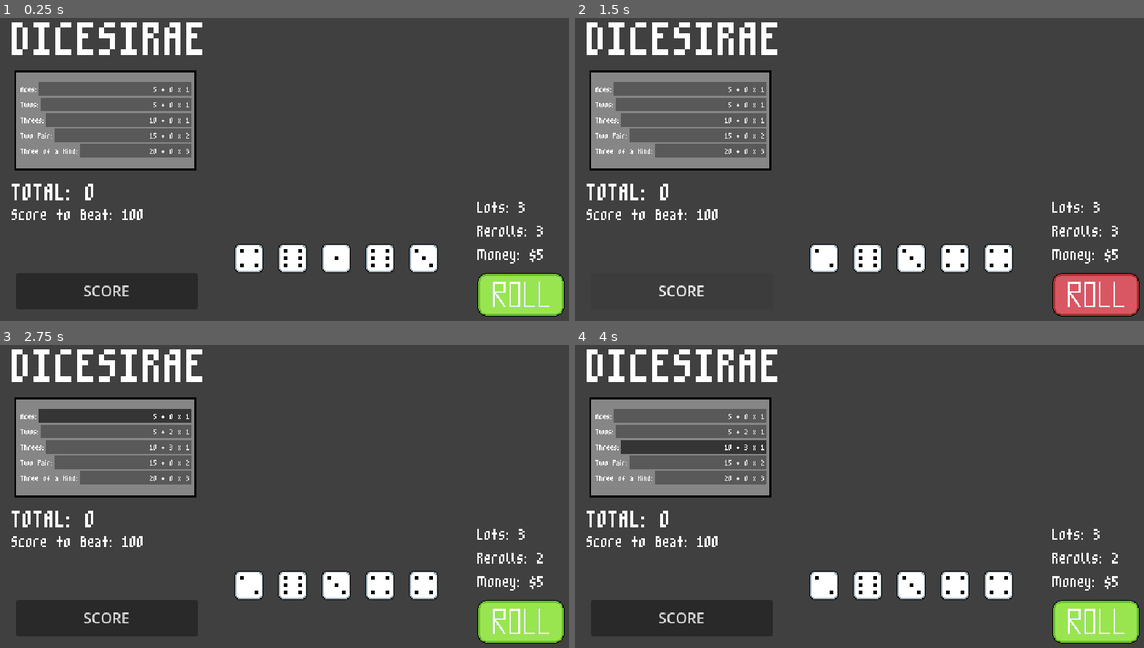
Above: before the commit, frames 1-4 (two rows, left to right).
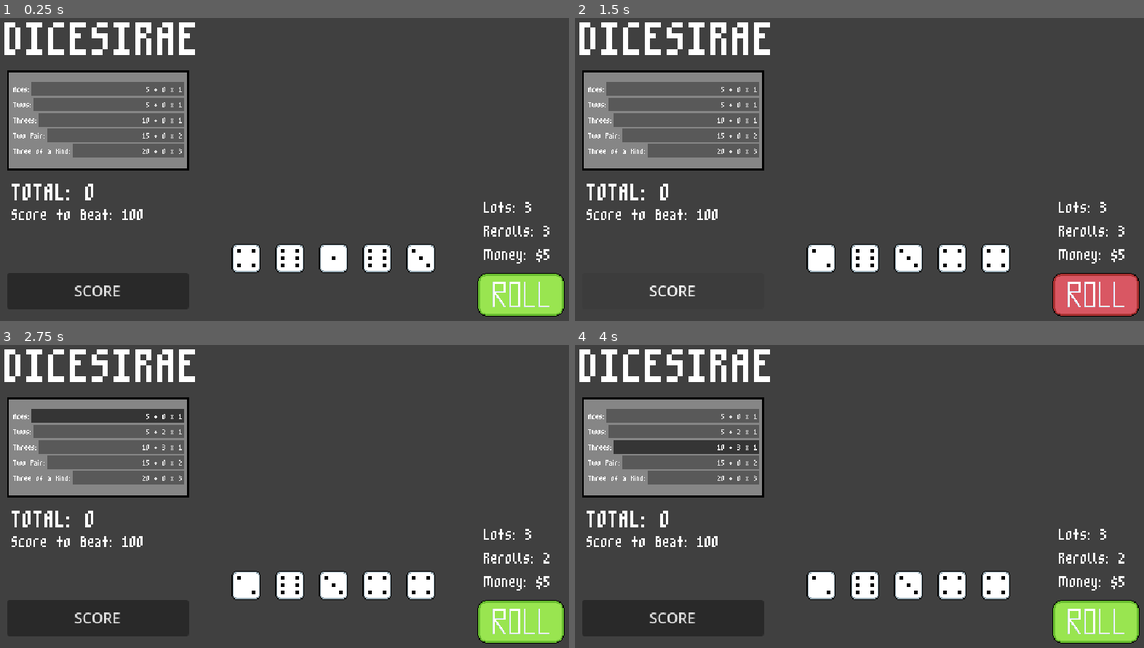
Above: after the commit, the same moments.

Repository: xander6424/DICESIRAE
Game: Godot game, scene res://scenes/main.tscn
Two runs of this game, one before a commit and one after it. Both use one fixed random seed, a clock stepped at 60 frames per second and the inputs below.
Inputs (mouse positions are in pixels of both pictures, inside the frame that each line leads up to):
- Up to frame 1 (0.25 s): no input
- Up to frame 2 (1.5 s): click (1098, 293) at 0.5 s; click "SCORE" at 1.25 s
- Up to frame 3 (2.75 s): click "5 + 0 x 1" at 2 s
- Up to frame 4 (4 s): click "5 + 2 x 1" at 2.75 s; click "10 + 3 x 1" at 3.5 s

The runs differ from the first frame. In frame 1, 5.7% of the frame differs, in the area x 0-97%, y 1-92%; in frame 2, 5.7%; in frame 3, 5.6%; in frame 4, 5.6%.

Commit message:
UI Changes
Moved around UI and changed how the shop scene loads into the game.

Diff:
--- a/scenes/main.tscn
+++ b/scenes/main.tscn
@@ -8,6 +8,7 @@
 [ext_resource type="Texture2D" uid="uid://cja3760rqtt23" path="res://assets/button/rollbutton-disabled-32p.png" id="6_choun"]
 [ext_resource type="PackedScene" uid="uid://dxbwxwmifxg8x" path="res://scenes/scorecard.tscn" id="7_o6xl0"]
 [ext_resource type="BitMap" uid="uid://bdnjd1palx2yv" path="res://assets/button/rollbutton-mask-32p.png" id="7_ya4ey"]
+[ext_resource type="PackedScene" uid="uid://digpfyk77xf68" path="res://scenes/shop.tscn" id="9_85g3d"]
 
 [sub_resource type="InputEventKey" id="InputEventKey_0wfyh"]
 device = -1
@@ -26,9 +27,9 @@
 color = Color(0.25275356, 0.25275356, 0.25275356, 1)
 
 [node name="Title" type="Label" parent="." unique_id=837264721]
-offset_left = 16.0
+offset_left = 8.0
 offset_top = -8.0
-offset_right = 232.0
+offset_right = 224.0
 offset_bottom = 68.0
 pivot_offset = Vector2(112.5, 27.5)
 theme_override_fonts/font = ExtResource("2_tipki")
@@ -46,9 +47,9 @@
 [node name="Lots" type="Label" parent="Labels" unique_id=2012264648]
 unique_name_in_owner = true
 layout_mode = 0
-offset_left = 528.0
+offset_left = 535.0
 offset_top = 208.0
-offset_right = 590.0
+offset_right = 599.0
 offset_bottom = 234.0
 theme_override_fonts/font = ExtResource("2_tipki")
 theme_override_font_sizes/font_size = 32
@@ -57,9 +58,9 @@
 [node name="Rerolls" type="Label" parent="Labels" unique_id=1891017188]
 unique_name_in_owner = true
 layout_mode = 0
-offset_left = 528.0
+offset_left = 535.0
 offset_top = 234.0
-offset_right = 594.0
+offset_right = 601.0
 offset_bottom = 260.0
 theme_override_fonts/font = ExtResource("2_tipki")
 theme_override_font_sizes/font_size = 32
@@ -68,9 +69,9 @@
 [node name="Money" type="Label" parent="Labels" unique_id=1964803275]
 unique_name_in_owner = true
 layout_mode = 0
-offset_left = 528.0
+offset_left = 535.0
 offset_top = 260.0
-offset_right = 590.0
+offset_right = 599.0
 offset_bottom = 286.0
 theme_override_fonts/font = ExtResource("2_tipki")
 theme_override_font_sizes/font_size = 32
@@ -99,7 +100,7 @@
 text = "Score to Beat: "
 
 [node name="DiceSet" type="Node2D" parent="." unique_id=950121212]
-position = Vector2(373, 280)
+position = Vector2(370, 280)
 
 [node name="Dice1" parent="DiceSet" unique_id=732832586 instance=ExtResource("2_h2yge")]
 position = Vector2(-96, 0)
@@ -131,17 +132,17 @@
 
 [node name="ScoreButton" type="Button" parent="." unique_id=2064507988]
 unique_name_in_owner = true
-offset_left = 21.0
+offset_left = 11.0
 offset_top = 296.0
-offset_right = 221.0
+offset_right = 211.0
 offset_bottom = 336.0
 focus_mode = 0
 text = "SCORE"
 
 [node name="Scorecard" parent="." unique_id=1927596429 instance=ExtResource("7_o6xl0")]
-offset_left = 168.0
+offset_left = 160.0
 offset_top = 160.0
-offset_right = 168.0
+offset_right = 160.0
 offset_bottom = 160.0
 
 [node name="ShopBlock" type="ColorRect" parent="." unique_id=1697646110]
@@ -150,6 +151,14 @@
 offset_right = 640.0
 offset_bottom = 360.0
 color = Color(0, 0, 0, 0.29411766)
+
+[node name="Shop" parent="." unique_id=1416667480 instance=ExtResource("9_85g3d")]
+unique_name_in_owner = true
+visible = false
+offset_left = 225.0
+offset_top = 25.0
+offset_right = 225.0
+offset_bottom = 25.0
 
 [node name="GameOver" type="Label" parent="." unique_id=1974167419]
 unique_name_in_owner = true
--- a/scenes/shop.tscn
+++ b/scenes/shop.tscn
@@ -17,7 +17,7 @@
 
 [node name="PanelContainer" type="PanelContainer" parent="." unique_id=1433349288]
 layout_mode = 0
-offset_right = 200.0
+offset_right = 300.0
 offset_bottom = 300.0
 theme_override_styles/panel = SubResource("StyleBoxFlat_bdmwb")
 
--- a/scripts/global/game-data.gd
+++ b/scripts/global/game-data.gd
@@ -1,9 +1,6 @@
 extends Node
 
 signal _reset_round()
-
-const SHOP_FILE_PATH: String = "res://scenes/shop.tscn"
-const SHOP_SCENE = preload(SHOP_FILE_PATH)
 
 const STARTING_LOTS: int = 3
 const STARTING_REROLLS: int = 3
--- a/scripts/main.gd
+++ b/scripts/main.gd
@@ -8,6 +8,7 @@
 @onready var roll_button: TextureButton = %RollButton
 @onready var shop_block: ColorRect = %ShopBlock
 @onready var game_over_label: Label = %GameOver
+@onready var shop: Control = %Shop
 
 var round_number: int = 0
 var shop_instance: Control
@@ -32,6 +33,7 @@
 	GameData.score_to_beat = GameData.ROUND_SCORE_SCALING[round_number - 1]
 	GameData.round_won = false
 
+	shop.visible = false
 	shop_block.visible = false
 	roll_button.disabled = false
 
@@ -74,10 +76,10 @@
 	if round_won:
 		print("WIN!!!")
 		shop_block.visible = true
+		shop.visible = true
 
 		# Load the shop scene to the main scene
-		shop_instance = GameData.SHOP_SCENE.instantiate()
-		shop_instance.position = Vector2(273, 25)
+
 		get_tree().current_scene.add_child(shop_instance)
 	else:
 		# Load the game over scene
